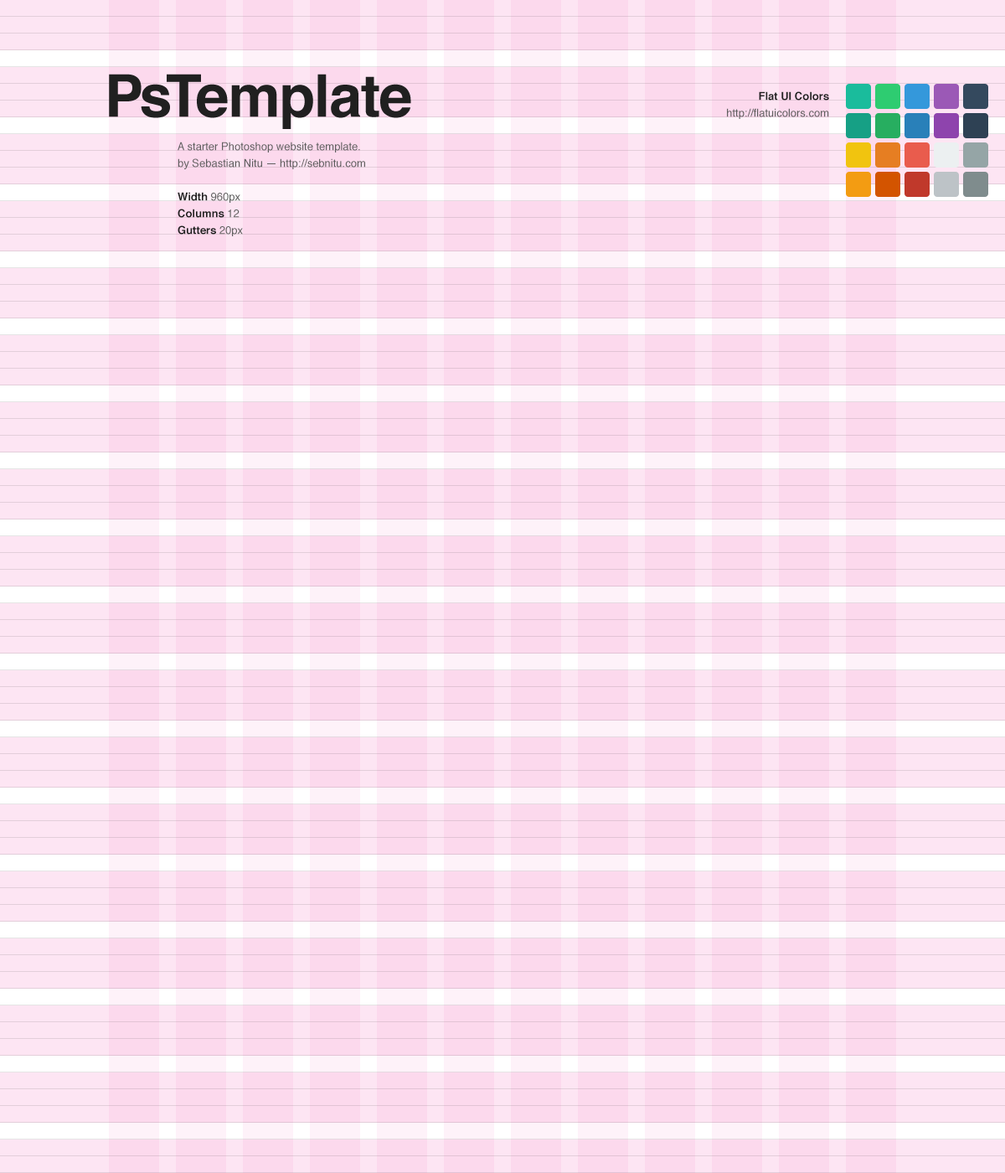
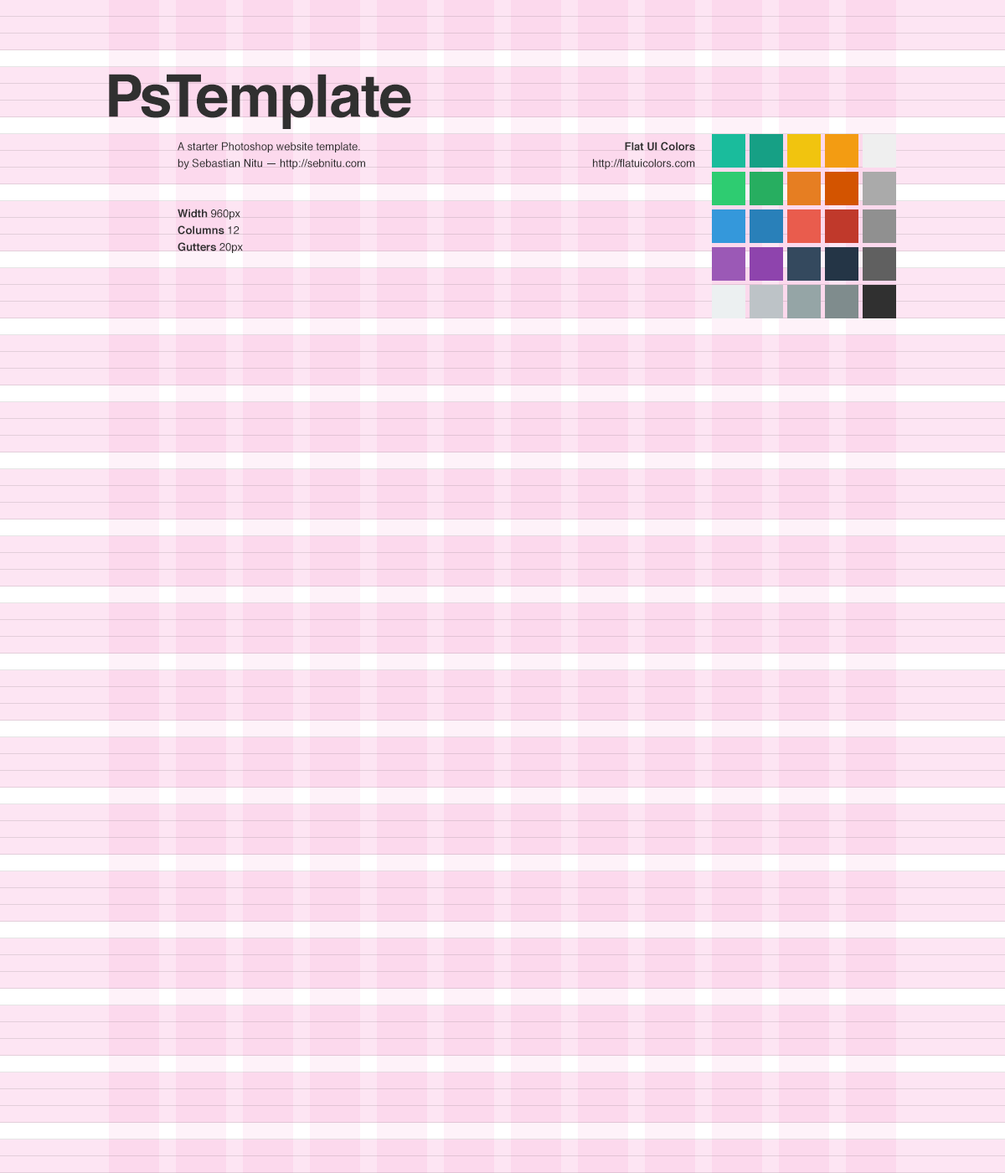
The second 1005px x 1173px image is a revision of the first. Changes to its layers:
painted on "Flat UI Colors http://flatuicolors.com" over <box>593,91,830,170</box>
moved "Turquoise" into group "Row", painted on it over <box>712,83,872,168</box>
moved "Green Sea" into group "Row", painted on it over <box>749,113,872,168</box>
moved "Emerald" into group "Row", painted on it over <box>712,83,901,206</box>
moved "Nephritis" into group "Row", painted on it over <box>749,113,901,206</box>
moved "Carrot" into group "Row", painted on it over <box>787,142,901,206</box>
moved "Peter River" into group "Row", painted on it over <box>712,83,931,243</box>
moved "Belize Hole" into group "Row", painted on it over <box>749,113,931,243</box>
moved "Alizarin" into group "Row", painted on it over <box>787,142,931,243</box>
moved "Pomegranate" into group "Row", painted on it over <box>825,171,931,243</box>
moved "Amethyst" into group "Row", painted on it over <box>712,83,960,281</box>
moved "Wisteria" into group "Row", painted on it over <box>749,113,960,281</box>
moved "Wet Asphalt" into group "Row", painted on it over <box>787,83,989,281</box>
moved "Midnight Blue" into group "Row", painted on it over <box>825,113,989,281</box>
moved "Clouds" into group "Row", painted on it over <box>712,142,960,319</box>
moved "Silver" into group "Row", painted on it over <box>749,171,960,319</box>
moved "Concrete" into group "Row", painted on it over <box>787,142,989,319</box>
moved "Asbestos" into group "Row", painted on it over <box>825,171,989,319</box>
removed layer "PsTemplate Rasterized" from group "Details (DELETE ME)" over <box>108,73,412,130</box>
showed "PsTemplate" (2nd of 2, in "PsTemplate" › "Details (DELETE ME)"), painted on it over <box>108,73,412,130</box>
painted on "A starter Photoshop website template. by Sebastian Nitu — http:" over <box>177,141,366,254</box>
…and 18 more changes (10 added, 3 painted, 5 removed, 3 stack)
